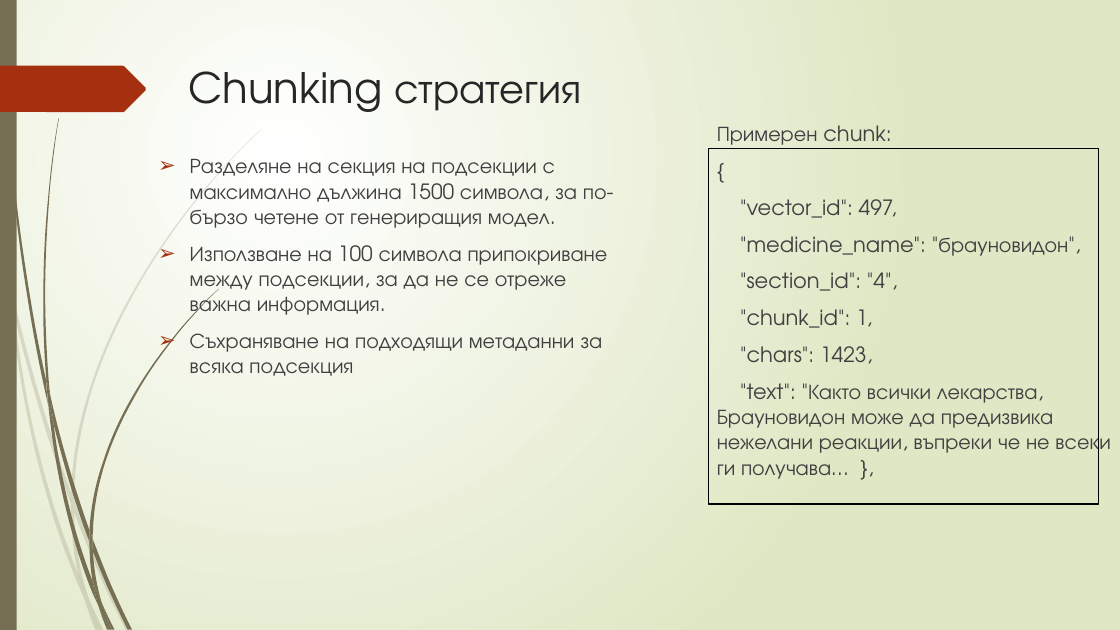
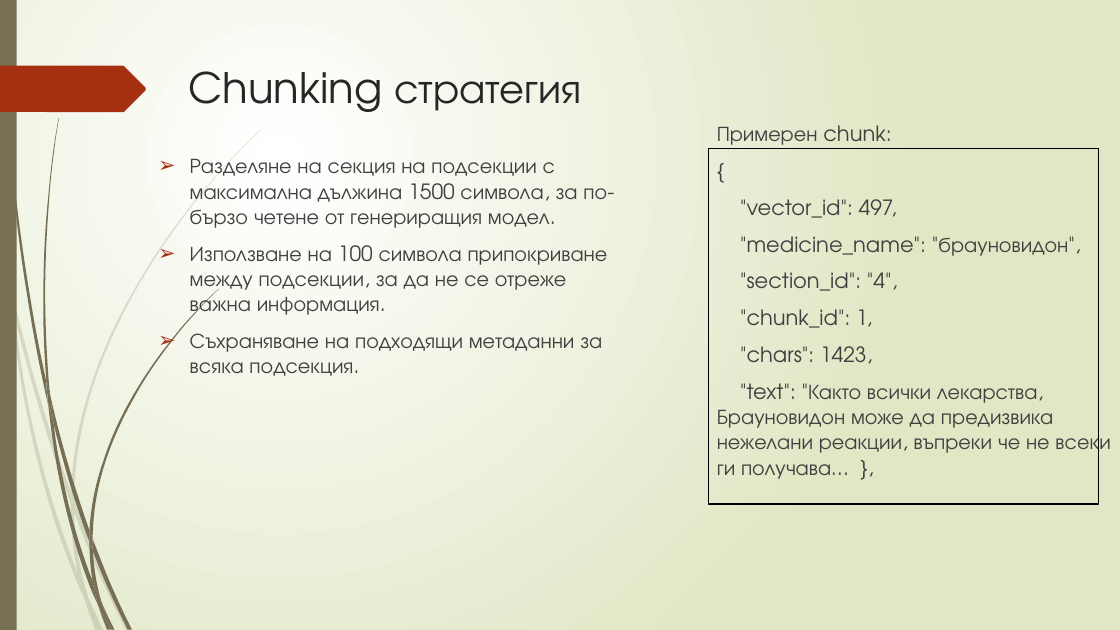
Before and after one commit to Samuil12/project_RAG, a slide deck: slide 8 of rag_presentation.pptx. Drawn at 1120x630 pixels with LibreOffice and Linux fonts; fonts in the diff are those of the drawing. Boxes give left, top, right and bottom in pixels: in the first picture for what was removed or moved away, otherwise in the second. Text is boxed around its words. In the diff, an @@ line names an element or a change of style, - is before the commit and + after.

Commit message:
fixed small typo in presentation

```diff
--- a/rag_presentation.pptx
+++ b/rag_presentation.pptx
@@ text at (190, 158, 607, 228): text changed @@
-➢ Разделяне на секция на подсекции с максимално дължина 1500 символа, за по-бързо четене от генериращия модел.
+➢ Разделяне на секция на подсекции с максимална дължина 1500 символа, за по-бързо четене от генериращия модел.
@@ text at (190, 333, 602, 376): text changed @@
-➢ Съхраняване на подходящи метаданни за всяка подсекция
+➢ Съхраняване на подходящи метаданни за всяка подсекция.
```
